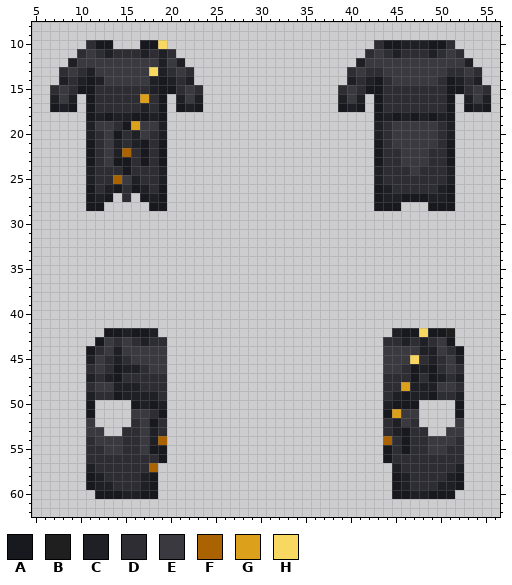
File history of a pixel-art sprite, Resources/Textures/SS220/Clothing/OuterClothing/Coats/centcom_field_officer_coat.rsi/equipped-OUTERCLOTHING.png. That is the earlier state.
The file is 64x64 pixels. Pixels under 10% opacity are left out. Colours within 5 levels of each other are drawn and written as one. Shown: x 5..56, y 8..62.
Palette (. is transparent): A #18191e  B #1f1f1f  C #1f2026  D #2d2d33  E #39393f  F #aa6300  G #dca01b  H #f8d860
Pixels before (only the part around the change), first column x 5:
 8 ....................................................
 9 ....................................................
10 ......DAA...AAH.......................DAACCCAAD.....
11 .....DEDCDDDCDCD.....................DEDCDDDCDED....
12 ....CEEEEEEEEECEC...................CEEEEEEEEEEEC...
13 ...DEDCEEEEEEHCDED.................DEDDEEEEEEEDDED..
14 ...CDCACEEEEECACDC.................CDCADEEEEEDACDC..
15 ..DEDAADDDDDDCAADED...............DEDAADDDDDDDAADED.
16 ..CEC.ADDDDDGDA.CEC...............CEC.ADDDDDDDA.CEC.
17 ..ACA.ADDDDDCDA.ACA...............ACA.ADDDDDDDA.ACA.
18 ......ACACCAACA.......................ACACACACA.....
19 ......CEEDAGEEC.......................CDEEEEEDC.....
20 ......CDEADCEDC.......................CDEEEEEDC.....
21 ......ADECDCADA.......................ADEEEEEDA.....
22 ......ADECFDADA.......................ADDEEEDDA.....
23 ......ADEAADADA.......................ADDEEEDDA.....
24 ......CDDDADDDC.......................CDDDEDDDC.....
25 ......CDDFECDDC.......................CDDDDDDDC.....
26 ......ADCADACDA.......................ACDDDDDCA.....
27 ......ACA.D.ACA.......................ACCAAACCA.....
28 ......AA.....AA.......................AAA...AAA.....
29 ....................................................
30 ....................................................
31 ....................................................
32 ....................................................
33 ....................................................
34 ....................................................
35 ....................................................
36 ....................................................
37 ....................................................
38 ....................................................
39 ....................................................
40 ....................................................
41 ....................................................
42 ........AACAAC..........................CAAHAAB.....
43 .......AEDEDCDD........................DDCDCDEA.....
44 ......ADECEEEEE........................EEEECCEDA....
45 ......CEDCDEEEE........................EEEHDCDEC....
46 ......DEDACCDEE........................EEDACADED....
47 ......CDCADDDDD........................DDDADACDC....
48 ......DEECCCDDD........................DDGCCCEED....
49 ......CDDACCCCD........................DCACCADDC....
50 ......A....ACAC........................CAAA....A....
51 ......A....EEDA........................AGEE....A....
52 ......E....DEAD........................DCED....E....
53 ......EE..DDECD........................DCADD..EE....
54 ......DEEEDDECF........................FDADDEEED....
55 ......DDEEDDEAA........................ADADDEEDD....
56 ......DDDDDDDDA........................ADDDDDDDD....
57 ......CDDDDDDF..........................CDDDDDDC....
58 ......ACDDDDCA..........................ACDDDDCA....
59 ......ACCDDDCA..........................ACDDDCCA....
60 .......AAACCAA..........................AACCAAA.....
61 ....................................................
62 ....................................................
After:
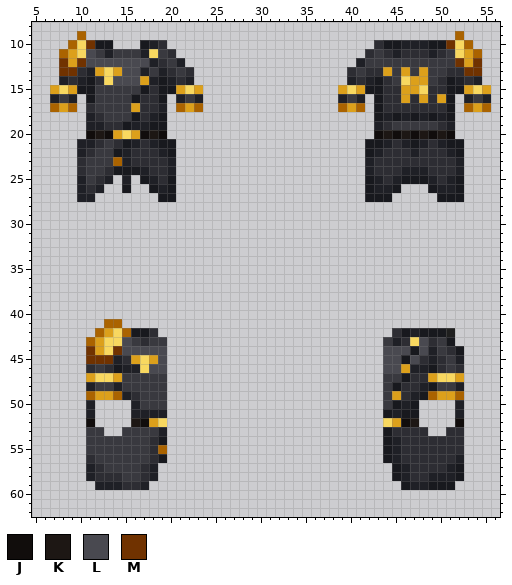
Colours new in this view: J #110d0c  K #1d1714  L #494950  M #703200
Difference:
Changed rows in their new state; - is an unchanged pixel.
first column x 7:
 9 ---F-----------------------------------------F---
10 --FHM------CD-------------------------------MHF--
11 -FGHLE-EEE-HE--------------------------------HGF-
12 -MGMLLLLLLLCD--------------------------------MGM-
13 -MM--GHGLLCE-------------------------G-G-G----MM-
14 -----DHLLLG----------------------------HGG-------
15 GHG--EEEEEAD--GHG---------------GHG----GGH----GHG
16 -----EEEEAD----------------------------G-G-G-----
17 FGF-DEEEEGD-C-FGF---------------FGF-----------FGF
18 ----CDEEE-D--------------------------------------
19 -----CD--CCAA------------------------------------
20 ----JKJGHGJKJ-----------------------JKJKJKJKJ----
21 ---CC--DA-DC-A---------------------A-CDCACDC-A---
22 ---CDE-AC-D-CA---------------------AC--DCD--CA---
23 ---DEE-FC-D-DC---------------------CD--DDD--DC---
24 ---DEE-A-AC-DC---------------------CD--CCC--DC---
25 ---CE-C.C.ACDA---------------------A--CAAAC--A---
26 ---CDC..A..ACA---------------------AC-A...A-CA---
27 ---CC..-.-..-A---------------------A-A.....A-A---
28 ----..-----..-----------------------...---...----
first column x 11:
41 --FF--------------------------------------
42 -FGHF--D--------------------------D-CA----
43 FGHHLEDEE------------------------ECDHL----
44 MGHMLLLLL------------------------LLLAL----
45 MMM--GHGL------------------------LLAL-----
46 ------HLL------------------------LLGC-----
47 GHHGEEEEE------------------------EEAD-GHHG
48 C---EEEEE------------------------EADD-A--C
49 FGGF-DEEE------------------------EGD-AFGGF
50 C----CEEE------------------------E-C-----C
51 C----CCCC-------------------------CAA----C
52 J----KJGH------------------------HGJK----J
53 ----EE-EC------------------------ADD----DD
54 E---EE-DA------------------------ACD--DDD-
55 EE--EE-DF-------------------------CD--DD--
56 -EEEEEE---------------------------C------C
57 --EEEE-C--------------------------AC----CA
58 CD--EEDC------------------------------CC--
59 .--C---.--------------------------.ACCAAA.
60 -.......--------------------------.......-
Where, in picture pixels (left, top, right, bottom), the same in both pictures:
changed: (50, 31, 203, 211)
changed: (338, 31, 491, 211)
changed: (86, 319, 167, 499)
changed: (383, 328, 464, 499)
